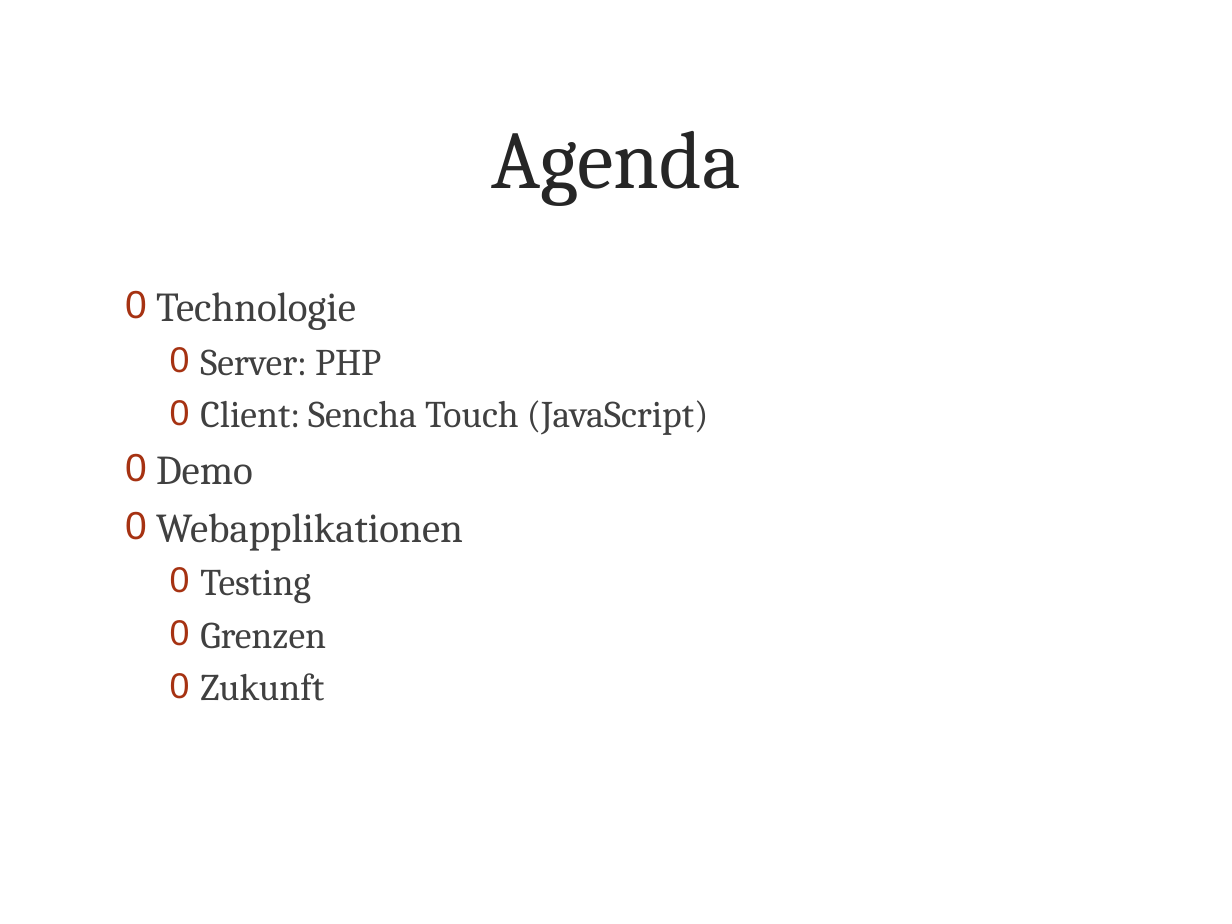
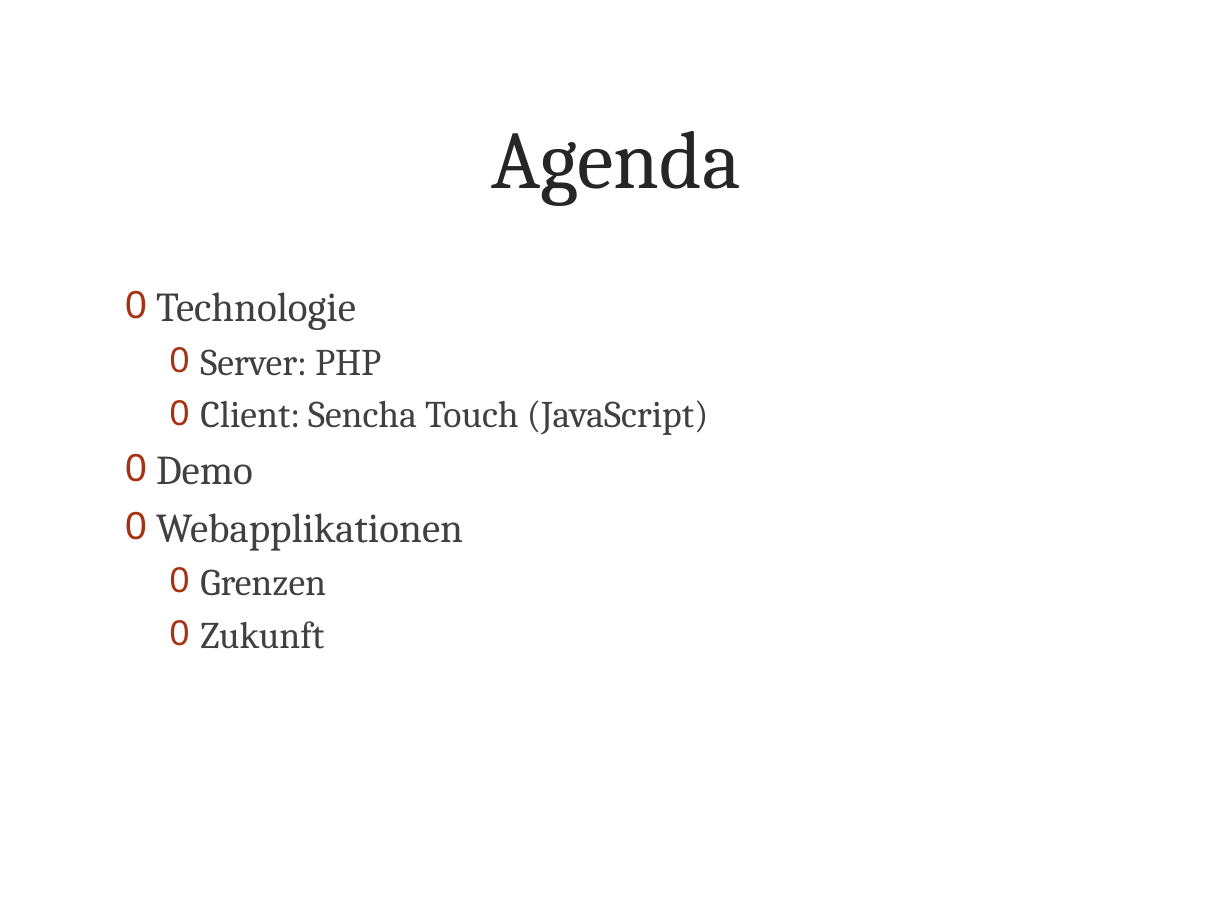
Before and after one commit to metaodi/TrailDevilsXPl-2, a slide deck: slide 2 of _DOCUMENTATION/Presentation/Praesentation-Traildevils-XPl2.pptx. Drawn at 1232x924 pixels with LibreOffice and Linux fonts; fonts in the diff are those of the drawing; background and template pictures are left out. Boxes give left, top, right and bottom in pixels: in the first picture for what was removed or moved away, otherwise in the second. Text is boxed around its words. In the diff, an @@ line names an element or a change of style, - is before the commit and + after.

Commit message:
removed testing part

```diff
--- a/_DOCUMENTATION/Presentation/Praesentation-Traildevils-XPl2.pptx
+++ b/_DOCUMENTATION/Presentation/Praesentation-Traildevils-XPl2.pptx
@@ text at <box>200,569,310,604</box>: paragraph removed @@
-  0 Testing
```
Also in this commit, not shown: 2 other slides changed, 1 slide removed.
